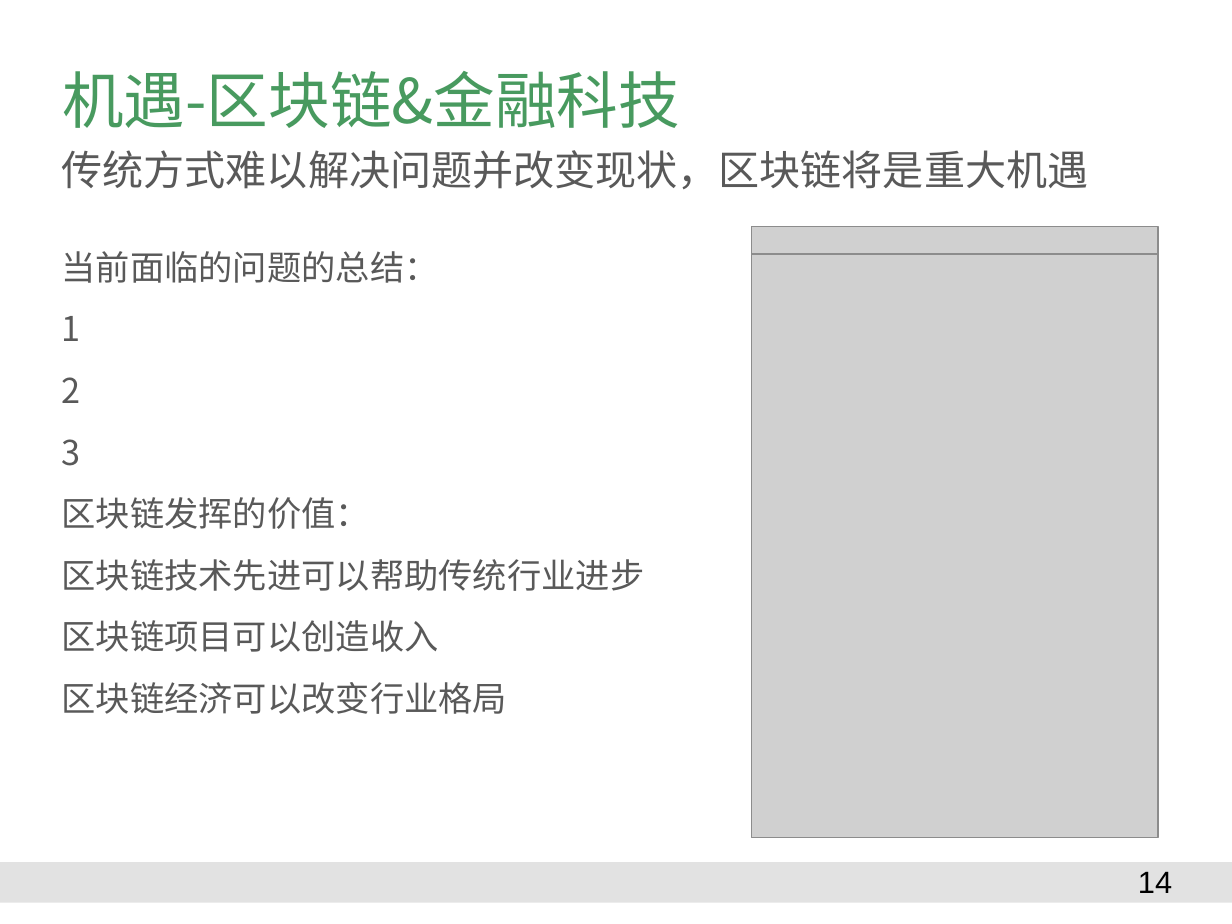
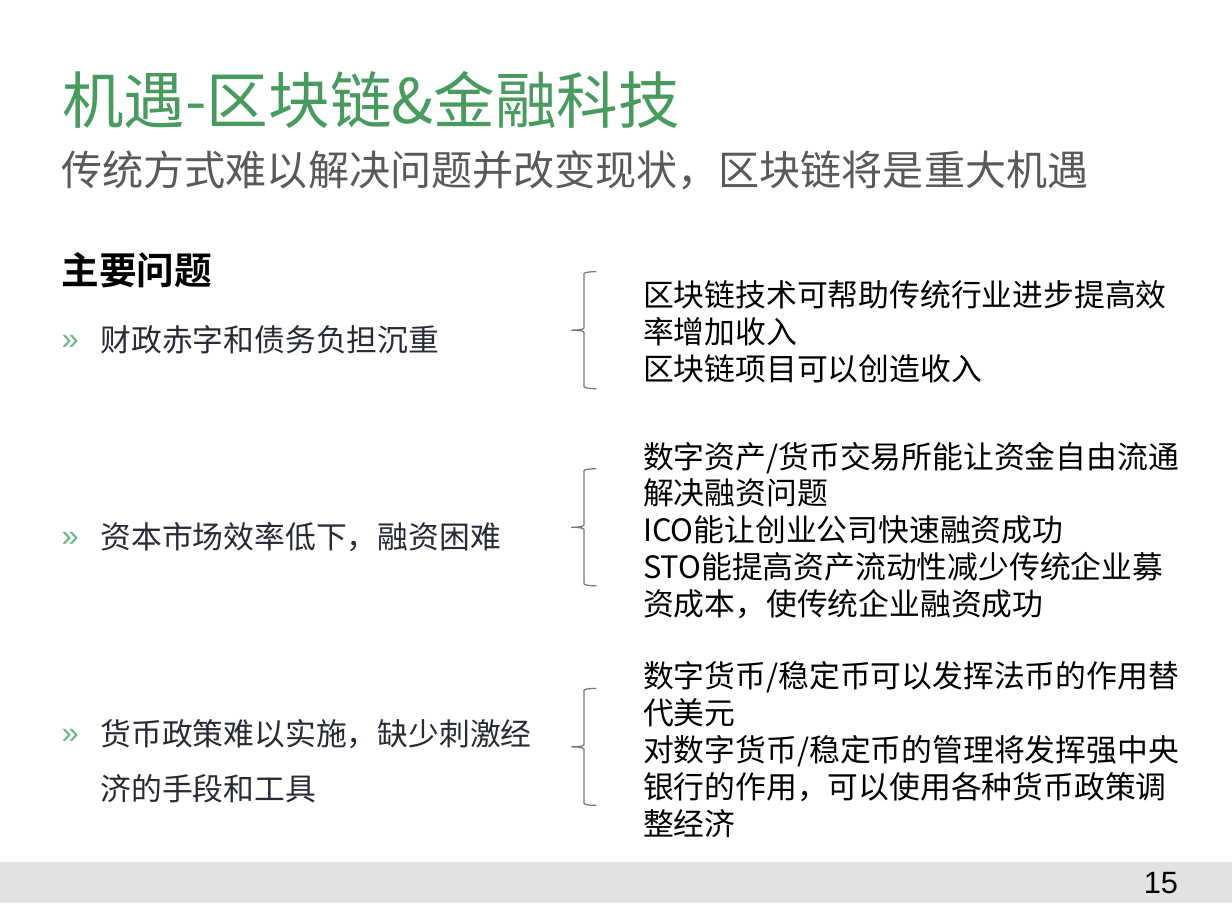
Before and after one commit to Catfeeds/DOC, a slide deck: slide 15 of A阿曼/proposal for Oman.pptx (slide 14 before the commit). Drawn at 1232x924 pixels with LibreOffice and Linux fonts; fonts in the diff are those of the drawing; grey boxes stand for pictures; background and template pictures are left out. Boxes give left, top, right and bottom in pixels: in the first picture for what was removed or moved away, otherwise in the second. Text is boxed around its words. In the diff, an @@ line names an element or a change of style, - is before the commit and + after.

```diff
--- a/A阿曼/proposal for Oman.pptx
+++ b/A阿曼/proposal for Oman.pptx
@@ picture removed at [752,227,1158,811] @@
@@ text removed at [62,251,645,714] @@
-当前面临的问题的总结：
-1
-2
-3
-区块链发挥的价值：
-区块链技术先进可以帮助传统行业进步
-区块链项目可以创造收入
-区块链经济可以改变行业格局
@@ text added at [62,252,532,803], 18 pt, text #282B36 @@
+主要问题
+  » 财政赤字和债务负担沉重
+  » 资本市场效率低下，融资困难
+  » 货币政策难以实施，缺少刺激经济的手段和工具
@@ picture removed at [752,254,1158,838] @@
@@ left brace added at [572,272,596,389], outline #75787B 0.75 pt @@
@@ text added at [643,280,1167,383], 18 pt, text #000000 @@
+区块链技术可帮助传统行业进步提高效率增加收入
+区块链项目可以创造收入
@@ text added at [643,442,1179,618], 18 pt, text #000000 @@
+数字资产/货币交易所能让资金自由流通解决融资问题
+ICO能让创业公司快速融资成功
+STO能提高资产流动性减少传统企业募资成本，使传统企业融资成功
@@ left brace added at [572,469,596,586], outline #75787B 0.75 pt @@
@@ left brace added at [572,689,596,806], outline #75787B 0.75 pt @@
@@ text added at [643,661,1179,837], 18 pt, text #000000 @@
+数字货币/稳定币可以发挥法币的作用替代美元
+对数字货币/稳定币的管理将发挥强中央银行的作用，可以使用各种货币政策调整经济
@@ page number removed at [1138,871,1172,893] @@
-14
@@ page number added at [1144,871,1178,894], 18 pt, text #000000 @@
+15
```
Also in this commit, not shown: 4 other slides changed, 8 slides added, 11 slides removed, 2 other files.
